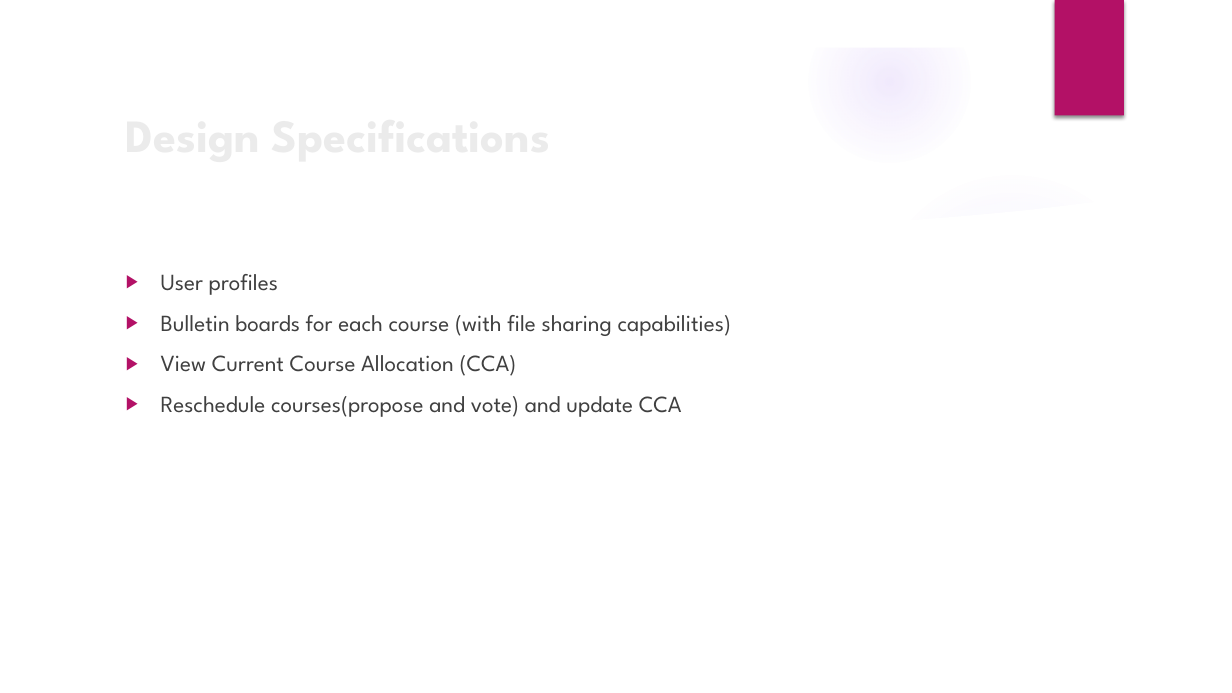
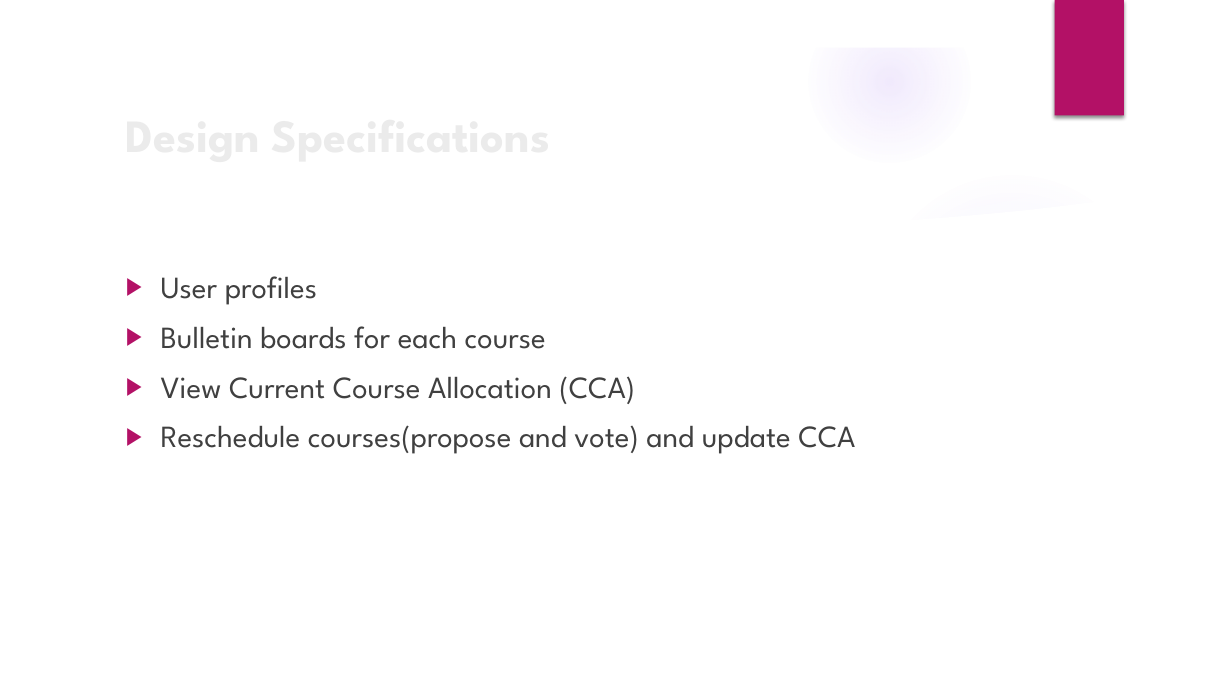
Before and after one commit to ks-manu/Mannschaft_KNUST, a slide deck: slide 11 of Documents/MannschaftPresentation.pptx (slide 7 before the commit). Drawn at 1232x693 pixels with LibreOffice and Linux fonts; fonts in the diff are those of the drawing; background and template pictures are left out. Boxes give left, top, right and bottom in pixels: in the first picture for what was removed or moved away, otherwise in the second. Text is boxed around its words. In the diff, an @@ line names an element or a change of style, - is before the commit and + after.

```diff
--- a/Documents/MannschaftPresentation.pptx
+++ b/Documents/MannschaftPresentation.pptx
@@ text at bbox=[161, 276, 855, 454]: size 18 to 24 pt in "User profiles", "View Current Course Allocation (CCA)", "Reschedule courses(propose and vote) and update CCA" @@
@@ text at bbox=[161, 326, 546, 349]: text changed; size 18 to 24 pt @@
-▶ Bulletin boards for each course (with file sharing capabilities)
+▶ Bulletin boards for each course
```
Also in this commit, not shown: 7 other slides changed, 10 slides added, 3 other files.
